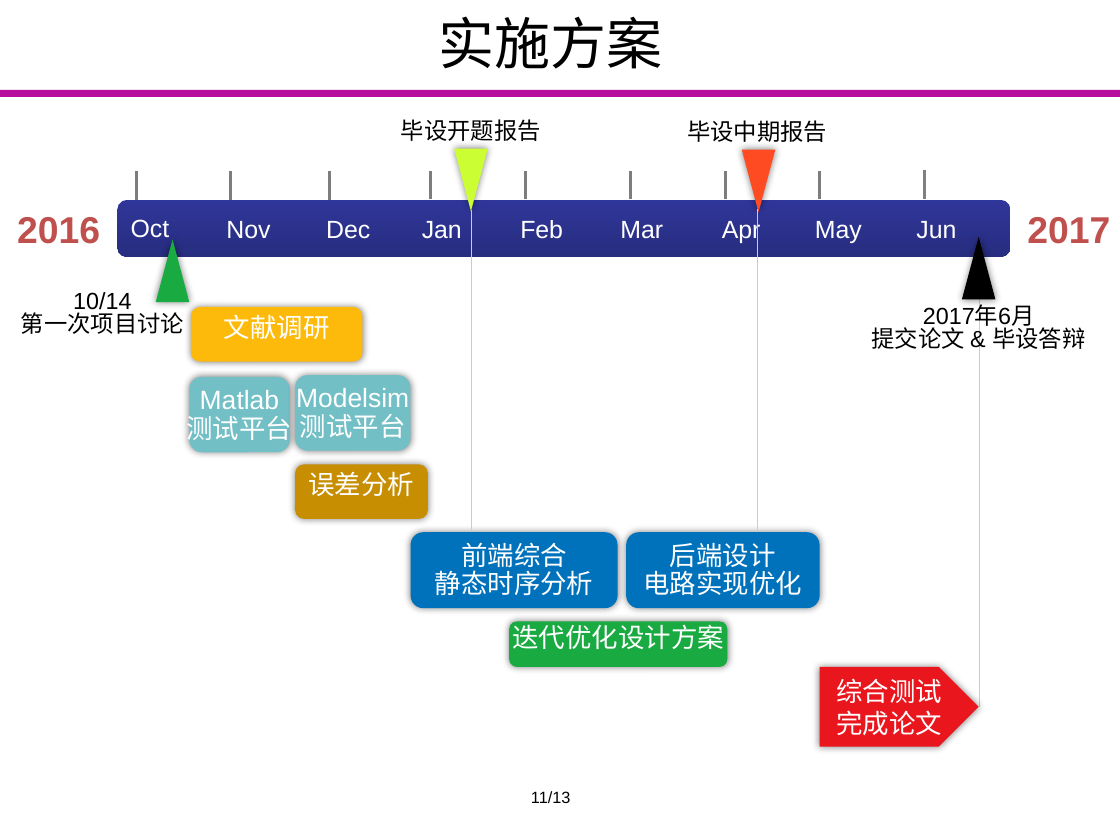
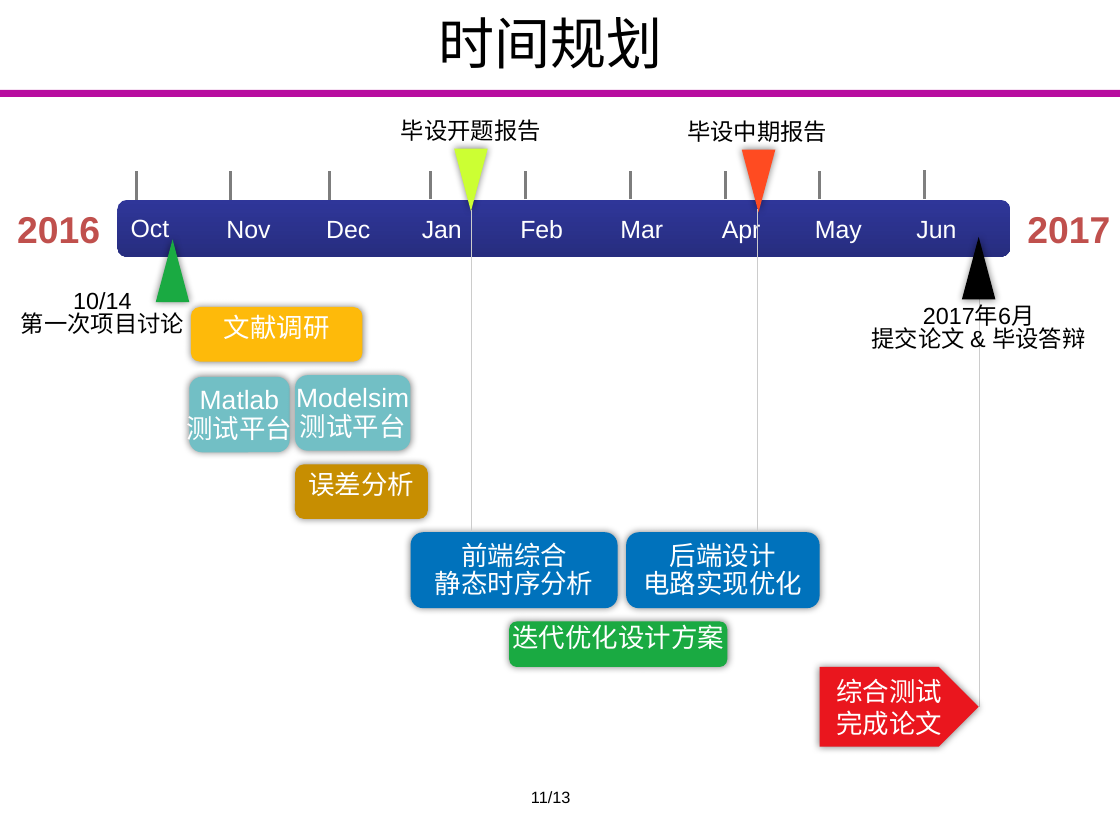
Before and after one commit to Markov2016/kaiti, a slide deck: slide 15 of ppt/yyx_v1.1.pptx. Drawn at 1120x840 pixels with LibreOffice and Linux fonts; fonts in the diff are those of the drawing; background and template pictures are left out. Boxes give left, top, right and bottom in pixels: in the first picture for what was removed or moved away, otherwise in the second. Text is boxed around its words. In the diff, an @@ line names an element or a change of style, - is before the commit and + after.

```diff
--- a/ppt/yyx_v1.1.pptx
+++ b/ppt/yyx_v1.1.pptx
@@ title at (x1=439, y1=17, x2=663, y2=69): text changed @@
-实施方案
+时间规划
```
Also in this commit, not shown: 5 other slides changed, 1 slide removed.
